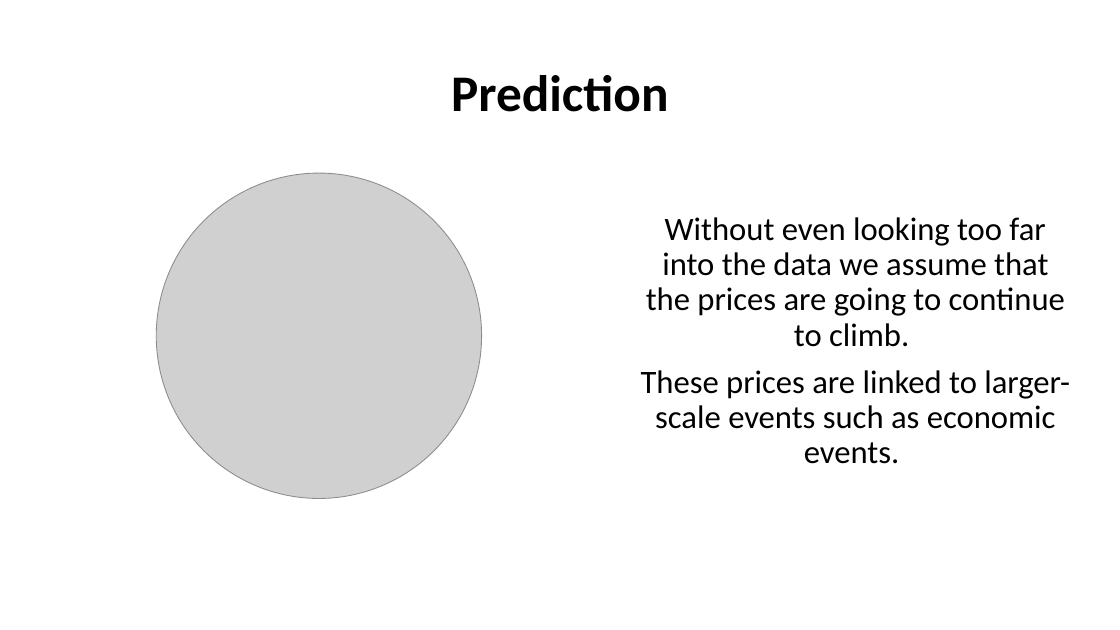
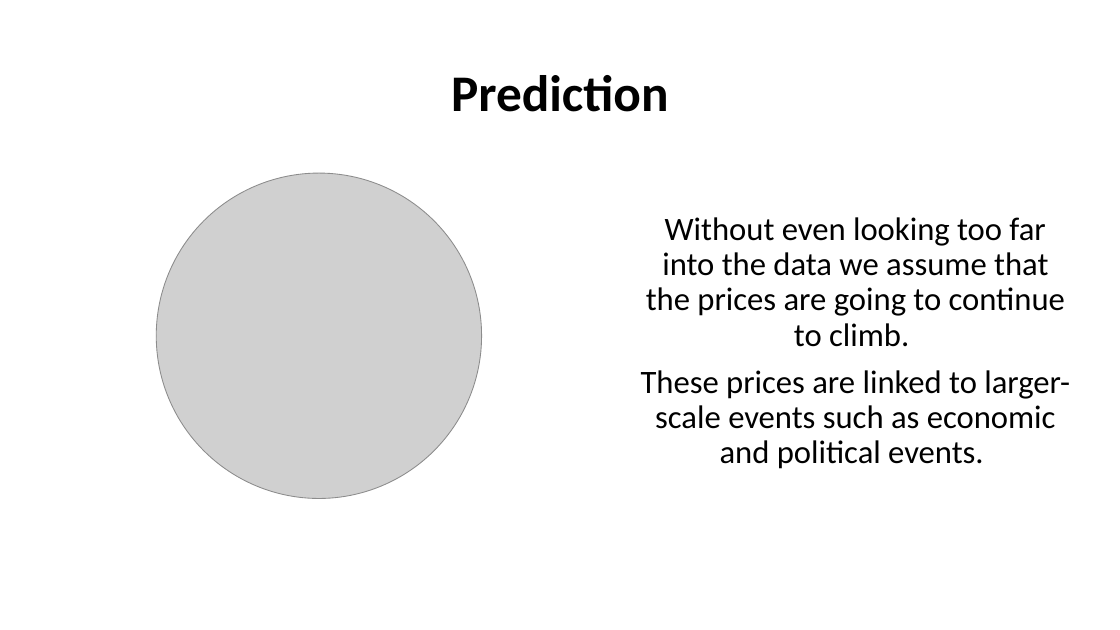
Before and after one commit to PMcTwist/Machine_Learn_Project, a slide deck: slide 10 of Presentation/Presentation_1.pptx. Drawn at 1120x630 pixels with LibreOffice and Linux fonts; fonts in the diff are those of the drawing; grey boxes stand for pictures. Boxes give left, top, right and bottom in pixels: in the first picture for what was removed or moved away, otherwise in the second. Text is boxed around its words. In the diff, an @@ line names an element or a change of style, - is before the commit and + after.

Commit message:
-changed the last slide slightly
P@

```diff
--- a/Presentation/Presentation_1.pptx
+++ b/Presentation/Presentation_1.pptx
@@ text at <box>641,370,1070,469</box>: text changed @@
-These prices are linked to larger-scale events such as economic events.
+These prices are linked to larger-scale events such as economic and political events.
```
